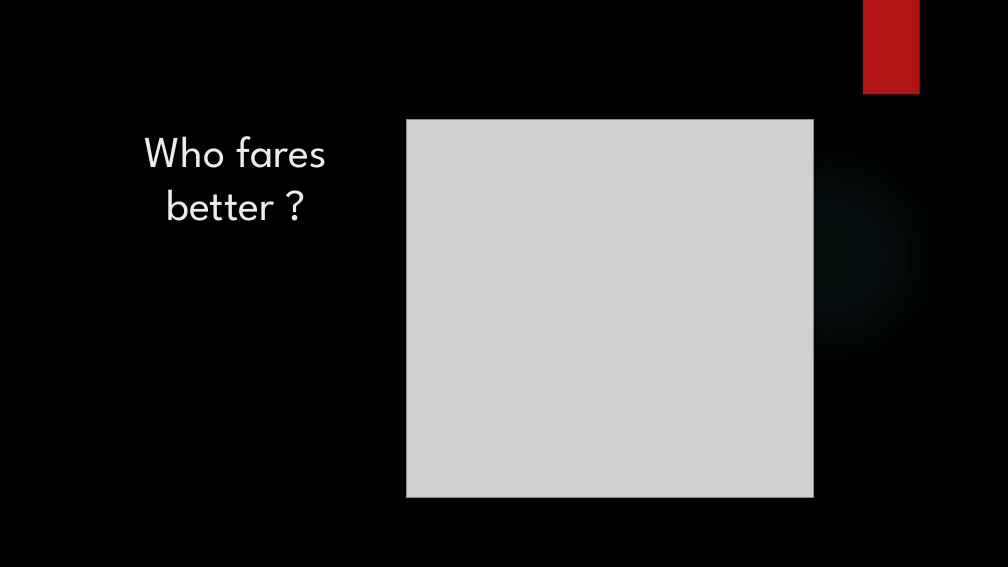
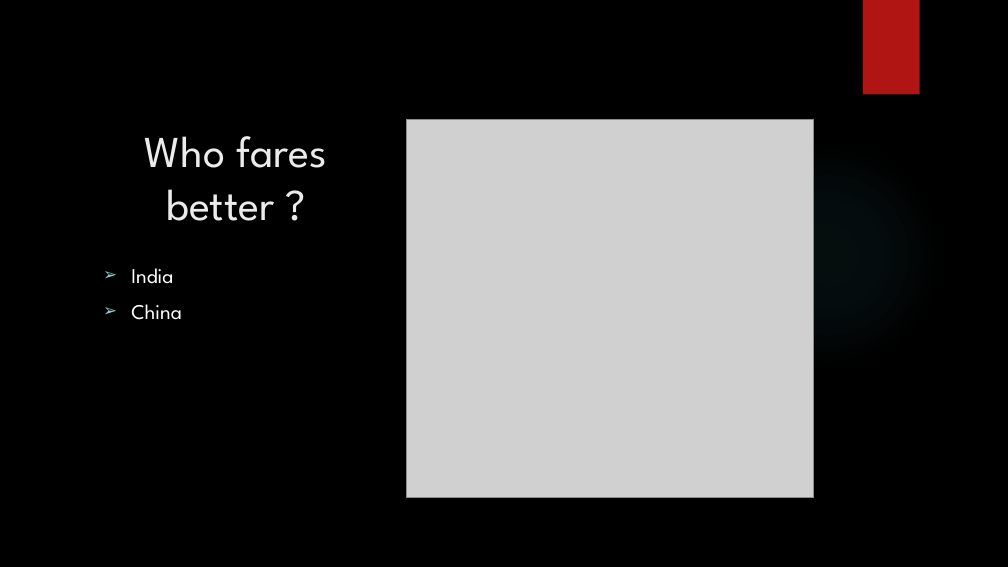
Before and after one commit to ShilpaMuralidhar/Global_Vaccination_Progress, a slide deck: slide 8 of Lisa/World Immunization Progress_2.pptx. Drawn at 1008x567 pixels with LibreOffice and Linux fonts; fonts in the diff are those of the drawing; grey boxes stand for pictures; background and template pictures are left out. Boxes give left, top, right and bottom in pixels: in the first picture for what was removed or moved away, otherwise in the second. Text is boxed around its words. In the diff, an @@ line names an element or a change of style, - is before the commit and + after.

```diff
--- a/Lisa/World Immunization Progress_2.pptx
+++ b/Lisa/World Immunization Progress_2.pptx
@@ text added at [131,268,181,320], 20 pt, text #FFFFFF @@
+➢ India
+➢ China
```
Also in this commit, not shown: 4 other slides changed, 2 slides added.
